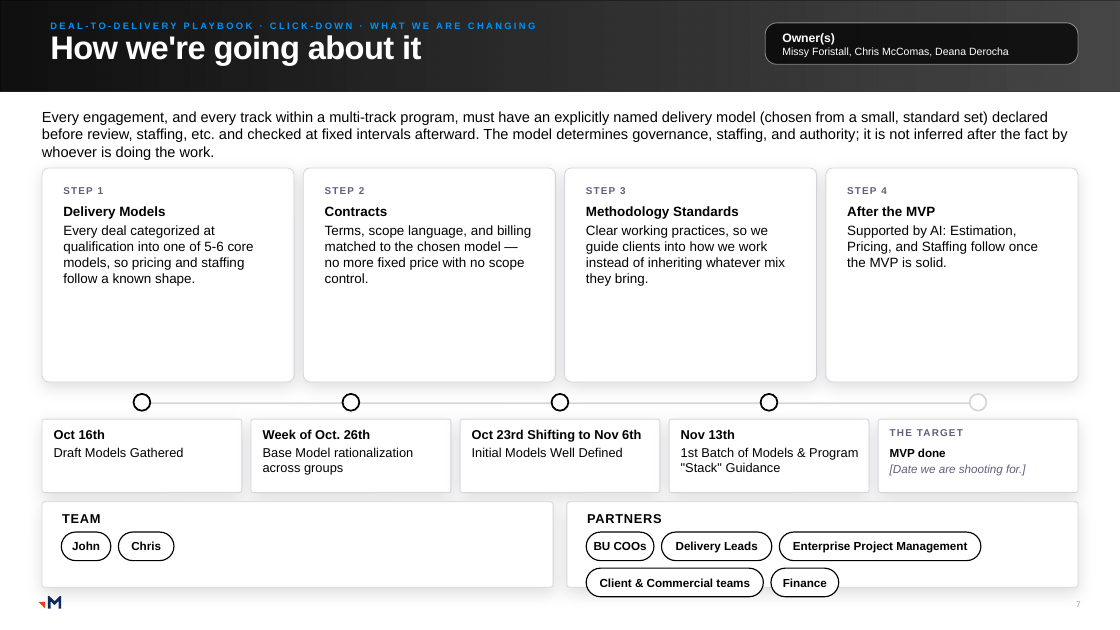
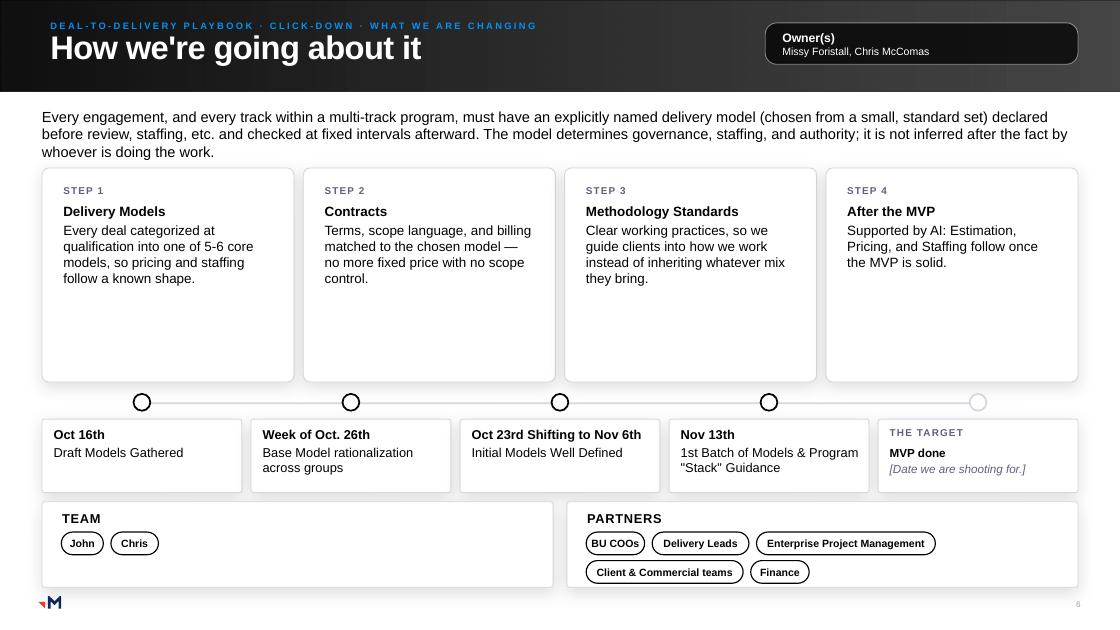
Before and after one commit to RachelHarrisMerkle/BasicMerkle, a slide deck: slide 6 of Priorities_Master.pptx (slide 7 before the commit). Drawn at 1120x630 pixels with LibreOffice and Linux fonts; fonts in the diff are those of the drawing; grey boxes stand for pictures. Boxes give left, top, right and bottom in pixels: in the first picture for what was removed or moved away, otherwise in the second. Text is boxed around its words. In the diff, an @@ line names an element or a change of style, - is before the commit and + after.

```diff
--- a/Priorities_Master.pptx
+++ b/Priorities_Master.pptx
@@ text in rounded rectangle at (x1=782, y1=47, x2=929, y2=57): text changed @@
-Missy Foristall, Chris McComas, Deana Derocha
+Missy Foristall, Chris McComas
@@ rounded rectangle "John" resized from (x1=61, y1=532, x2=111, y2=560) to (x1=61, y1=532, x2=103, y2=555) @@
@@ rounded rectangle "Chris" resized from (x1=118, y1=532, x2=174, y2=560) to (x1=111, y1=532, x2=159, y2=555) @@
@@ rounded rectangle "BU COOs" resized from (x1=586, y1=532, x2=655, y2=560) to (x1=586, y1=532, x2=645, y2=555) @@
@@ rounded rectangle "Delivery Leads" resized from (x1=662, y1=532, x2=772, y2=560) to (x1=652, y1=532, x2=749, y2=555) @@
@@ rounded rectangle "Enterprise Project Management" resized from (x1=780, y1=532, x2=981, y2=560) to (x1=757, y1=532, x2=936, y2=555) @@
@@ rounded rectangle "Client & Commercial teams" resized from (x1=586, y1=568, x2=764, y2=597) to (x1=586, y1=560, x2=744, y2=583) @@
@@ size 10 to 9 pt in 7 elements at (x1=586, y1=532, x2=645, y2=555), (x1=61, y1=532, x2=103, y2=555), (x1=652, y1=532, x2=749, y2=555), (x1=111, y1=532, x2=159, y2=555), (x1=586, y1=560, x2=744, y2=583), (x1=757, y1=532, x2=936, y2=555), (x1=751, y1=560, x2=810, y2=583) @@
@@ rounded rectangle "Finance" resized from (x1=771, y1=568, x2=839, y2=597) to (x1=751, y1=560, x2=810, y2=583) @@
@@ page number at (x1=1076, y1=601, x2=1081, y2=607): text changed @@
-7
+6
```
Also in this commit, not shown: 41 other slides changed, 9 slides added, 9 slides removed, 1 other file.
